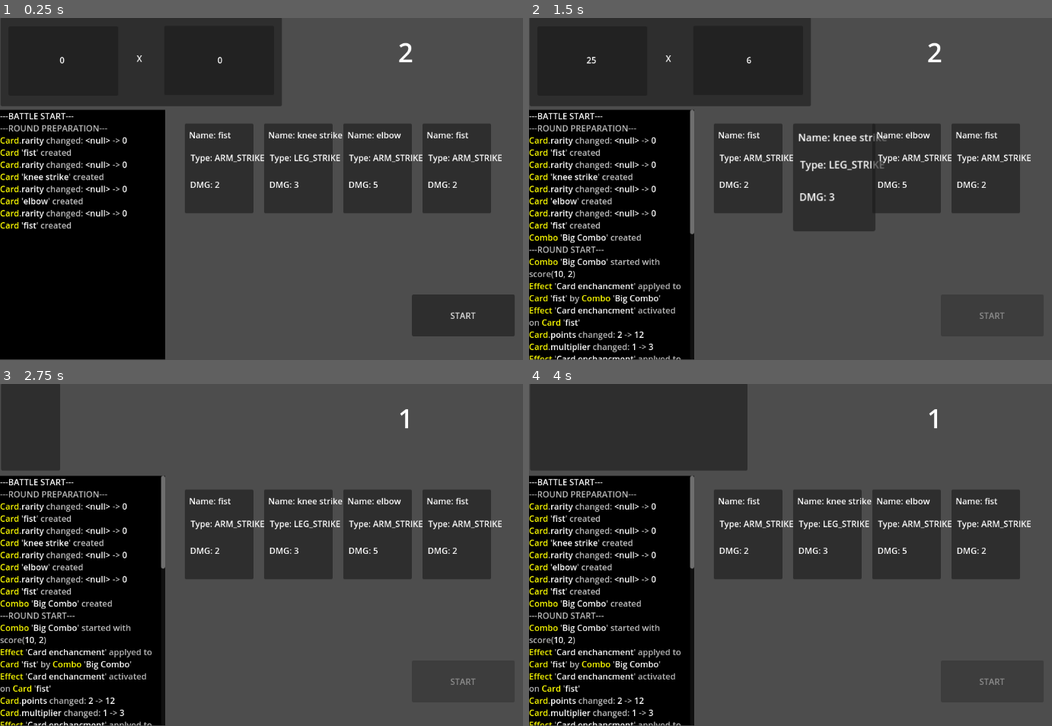
Above: before the commit, frames 1-4 (two rows, left to right).
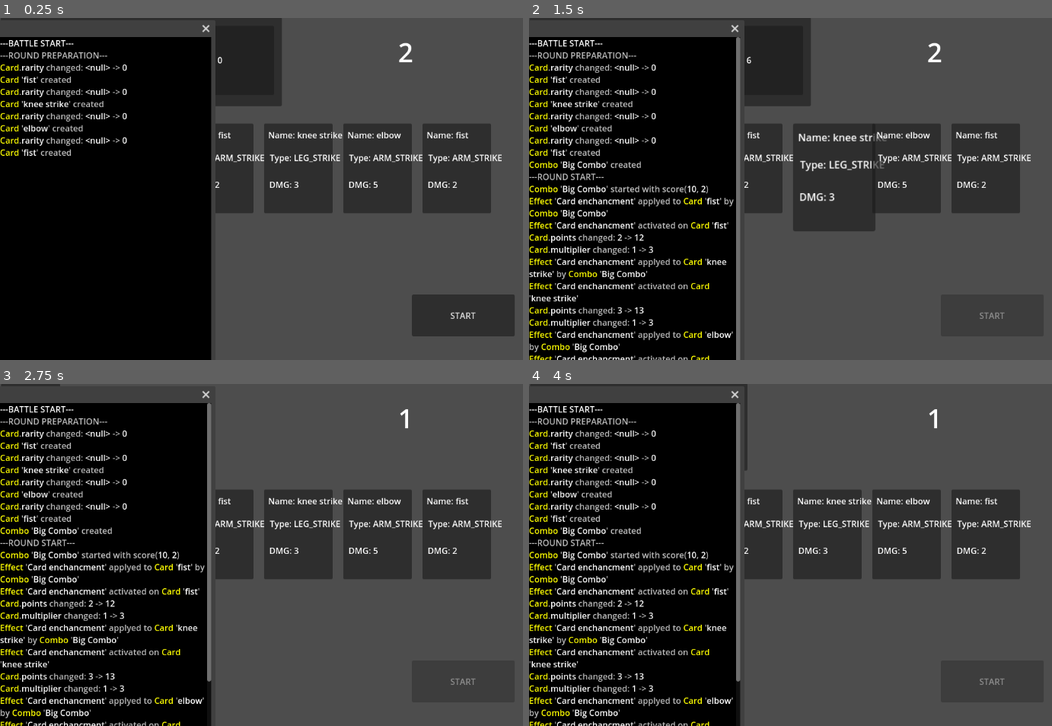
Above: after the commit, the same moments.

Repository: C0ldSt33l/Fighting-Card-Game
Game: Godot game, scene res://test_scene.tscn
Same seed, same stepped clock (60 frames per second), same inputs: the game is played once before the commit and once after it.
Inputs:
- Up to frame 1 (0.25 s): no input
- Up to frame 2 (1.5 s): click "START" at 0.5 s; tap Enter (ui_accept) at 1.25 s
- Up to frame 3 (2.75 s): tap Enter (ui_accept) at 1.52, 2, 2.27 s
- Up to frame 4 (4 s): tap Enter (ui_accept) at 3.77 s

The runs differ from the first frame. In frame 1, 18% of the frame differs, in the area x 0-42%, y 2-100%; in frame 2, 21%; in frame 3, 20%; in frame 4, 20%.

Commit message:
move logger to another window

Diff:
--- a/counter/counter.gd
+++ b/counter/counter.gd
@@ -27,11 +27,10 @@
 
 
 func _ready() -> void:
-	self.points = 0
-	self.multiplier = 0
+	self.label_points.text = str(0)
+	self.label_multiplier.text = str(0)
 
 	round_score_panel.visible = false
-	round_score_label.visible = false
 
 
 func set_points(val: int) -> void:
--- a/global/game.gd
+++ b/global/game.gd
@@ -4,3 +4,15 @@
 var map = null
 var battle: BattleScene = null
 var shop = null
+
+const log_win_scene := preload("res://logger/logger_window.tscn")
+var logger_enable := true
+var log_win: Window = null
+
+
+func _ready() -> void:
+	if self.logger_enable:
+		# ProjectSettings.set_setting('display/window/subwindows/embed_subwindows', false)
+		# ProjectSettings.save_custom('custom_settings')
+		self.log_win = self.log_win_scene.instantiate()
+		self.add_child(self.log_win)
--- /dev/null
+++ b/logger/logger_window.tscn
@@ -0,0 +1,14 @@
+[gd_scene load_steps=2 format=3 uid="uid://cisx8e1yh36iy"]
+
+[ext_resource type="PackedScene" uid="uid://oloaocbsreqn" path="res://logger/logger.tscn" id="1_t2uku"]
+
+[node name="LoggerWindow" type="Window"]
+position = Vector2i(0, 36)
+size = Vector2i(400, 800)
+
+[node name="Logger" parent="." instance=ExtResource("1_t2uku")]
+anchors_preset = 15
+anchor_right = 1.0
+anchor_bottom = 1.0
+grow_horizontal = 2
+grow_vertical = 2
--- a/test_scene.gd
+++ b/test_scene.gd
@@ -2,7 +2,7 @@
 extends Node2D
 
 
-@onready var logger := $Logger as Logger
+# @onready var log_win := $LoggerWindow as Window
 @onready var timer := $Timer as Timer
 @onready var counter := $Counter as Counter
 @onready var round_counter:= $"Round counter" as Label
@@ -234,6 +234,7 @@
 	for e in effects_on_time:
 		e.activate()
 
+	# effects that are not activated on `time`
 	self.effects = self.effects.filter(
 		func (e: Effect):
 			return effects_on_time.find(e) == -1
--- a/test_scene.tscn
+++ b/test_scene.tscn
@@ -1,8 +1,7 @@
-[gd_scene load_steps=4 format=3 uid="uid://dmwiv3j3x3x3d"]
+[gd_scene load_steps=3 format=3 uid="uid://dmwiv3j3x3x3d"]
 
 [ext_resource type="Script" path="res://test_scene.gd" id="1_o8nmm"]
 [ext_resource type="PackedScene" uid="uid://bnv0hy2jwwtgd" path="res://counter/counter.tscn" id="2_wm142"]
-[ext_resource type="PackedScene" uid="uid://oloaocbsreqn" path="res://logger/logger.tscn" id="3_myrt5"]
 
 [node name="Test scene" type="Node2D"]
 script = ExtResource("1_o8nmm")
@@ -20,15 +19,6 @@
 
 [node name="Counter" parent="." instance=ExtResource("2_wm142")]
 
-[node name="Logger" parent="." instance=ExtResource("3_myrt5")]
-custom_minimum_size = Vector2(100, 100)
-anchors_preset = 9
-anchor_bottom = 1.0
-offset_top = 174.0
-offset_right = 313.0
-offset_bottom = 647.0
-grow_vertical = 2
-
 [node name="Round counter" type="Label" parent="."]
 offset_left = 687.0
 offset_right = 851.0
Not shown, changed: .gitignore
